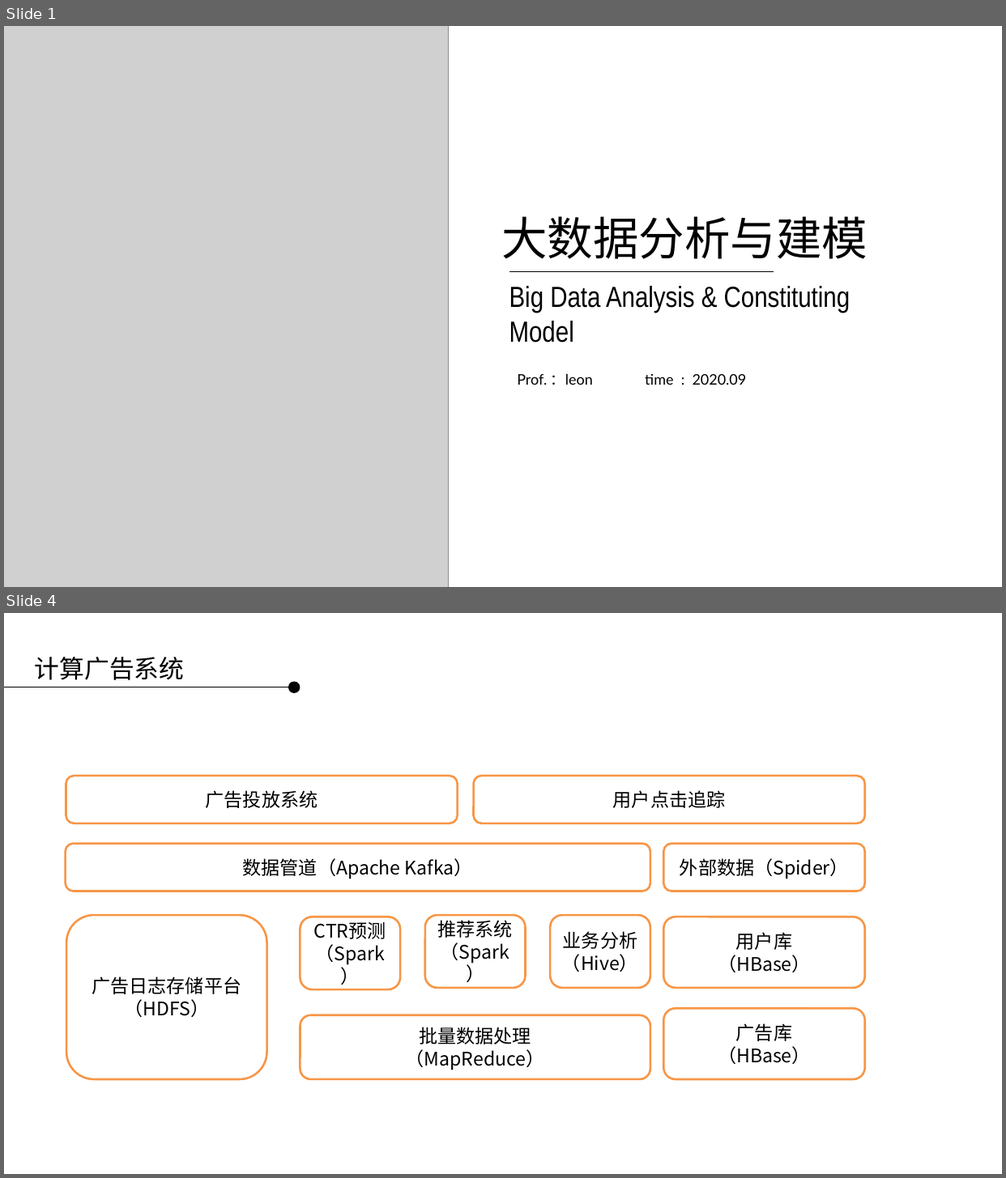
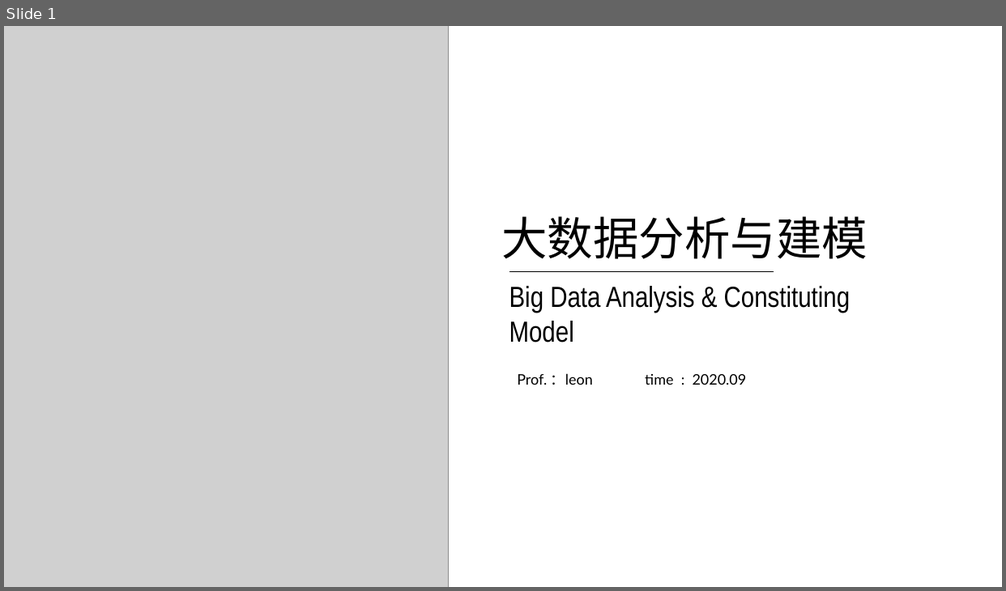
Before and after one commit to applepip/Big_Data, a slide deck: 产品大数据分析与建模/大数据分析与建模 第二讲.pptx. Shown one above the other, each under a label of ours: slides 1 and 4 before the commit, slide 1 after it; the slides between them are not shown. The pictures are 1006x1178 and 1006x591 pixels, drawn with LibreOffice and Linux fonts; fonts in the diff are those of the drawing; grey boxes stand for pictures; background and template pictures are left out. Boxes give left, top, right and bottom in pixels: in the first picture for what was removed or moved away, otherwise in the second. Text is boxed around its words. In the diff, an @@ line names an element or a change of style, - is before the commit and + after.

Commit message:
大数据第二讲建模与python代码实践

```diff
--- a/产品大数据分析与建模/大数据分析与建模 第二讲.pptx
+++ b/产品大数据分析与建模/大数据分析与建模 第二讲.pptx
@@ slide 4 removed at (4, 613, 1002, 1174), background picture (left out) @@
@@ text removed at (35, 657, 185, 680) @@
-计算广告系统
@@ ellipse removed at (288, 682, 300, 694) @@
@@ line removed from (4, 687) to (288, 687) @@
@@ rounded rectangle removed at (66, 776, 458, 824) @@
-广告投放系统
@@ rounded rectangle removed at (473, 776, 865, 824) @@
-用户点击追踪
@@ rounded rectangle removed at (66, 844, 651, 892) @@
-数据管道（Apache Kafka）
@@ rounded rectangle removed at (663, 844, 865, 892) @@
-外部数据（Spider）
@@ rounded rectangle removed at (67, 915, 267, 1080) @@
-广告日志存储平台
-（HDFS）
@@ rounded rectangle removed at (300, 917, 401, 990) @@
-CTR预测
-（Spark）
@@ rounded rectangle removed at (425, 915, 526, 988) @@
-推荐系统
-（Spark）
@@ rounded rectangle removed at (551, 915, 651, 988) @@
-业务分析
-（Hive）
@@ rounded rectangle removed at (663, 917, 865, 988) @@
-用户库
-（HBase）
@@ rounded rectangle removed at (300, 1016, 651, 1080) @@
-批量数据处理
-（MapReduce）
@@ rounded rectangle removed at (663, 1009, 865, 1080) @@
-广告库
-（HBase）
```
Also in this commit, not shown: 1 slide changed, 26 slides added, 24 other slides removed, 2 other files.
